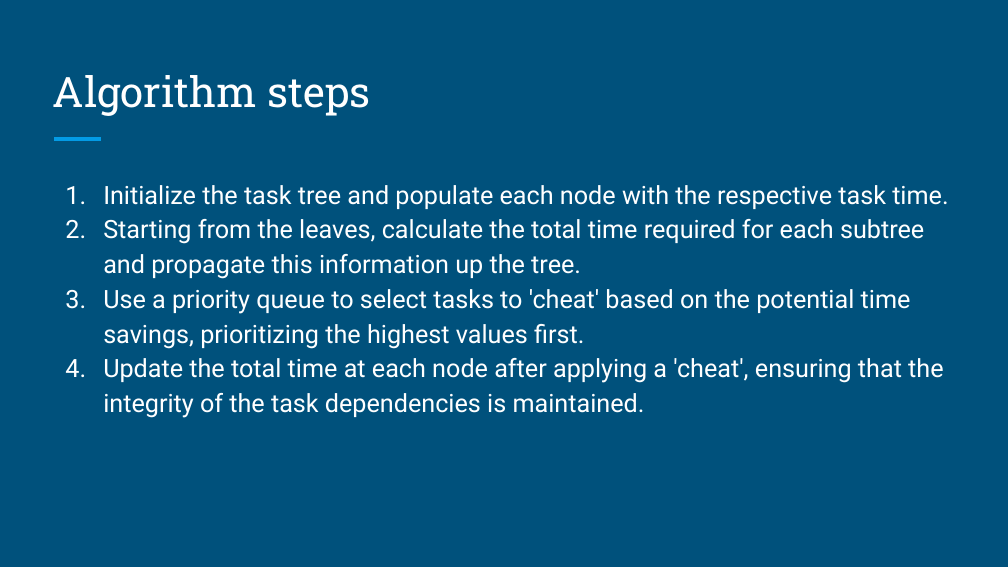
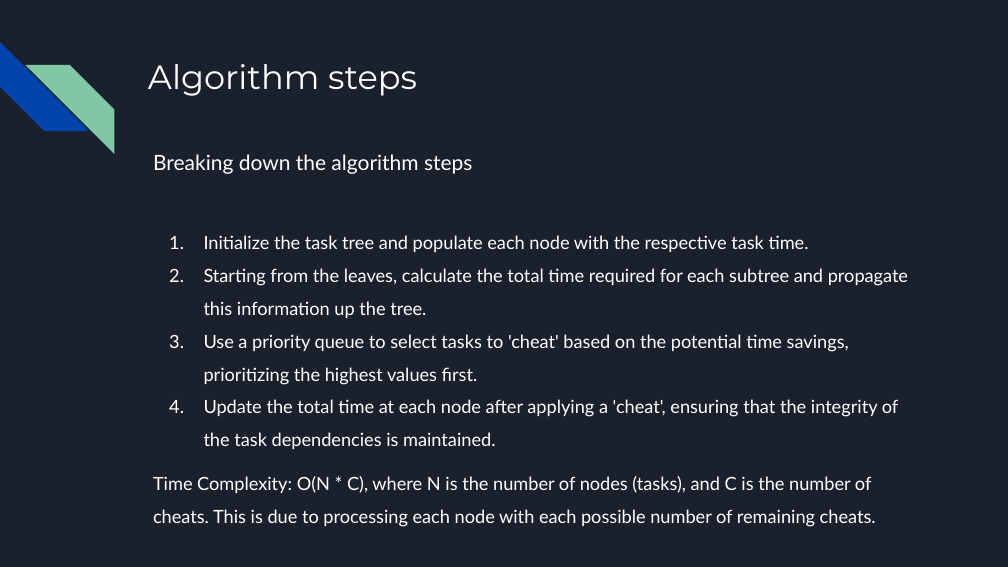
Before and after one commit to bonig97/MapOfTasks, a slide deck: slide 6 of Map of Tasks.pptx (slide 11 before the commit). Drawn at 1008x567 pixels with LibreOffice and Linux fonts; fonts in the diff are those of the drawing. Boxes give left, top, right and bottom in pixels: in the first picture for what was removed or moved away, otherwise in the second. Text is boxed around its words. In the diff, an @@ line names an element or a change of style, - is before the commit and + after.

```diff
--- a/Map of Tasks.pptx
+++ b/Map of Tasks.pptx
@@ background #00517C to #1B212C @@
@@ diag stripe added at <box>0,42,89,131</box>, fill #0145AC @@
@@ title "Algorithm steps": place and size @@
-title "Algorithm steps" at <box>53,75,370,116</box>
+title "Algorithm steps" at <box>148,64,417,96</box>
@@ title "Algorithm steps" at <box>148,64,417,96</box>: size 30 to 24 pt, font Roboto Slab to Montserrat; vertical alignment bottom to top @@
@@ diag stripe added at <box>25,65,114,153</box>, fill #82C7A5 @@
@@ line removed from (54, 139) to (101, 139) @@
@@ text added at <box>153,154,472,174</box>, 15 pt, text #FFFFFF @@
+Breaking down the algorithm steps
@@ text "Initialize the task tree and ...": place and size @@
-text "Initialize the task tree and ..." at <box>103,185,948,418</box>
+text "Initialize the task tree and ..." at <box>204,235,908,449</box>
@@ text "Initialize the task tree and ..." at <box>204,235,908,449</box>: size 18 to 13 pt, font Roboto to Lato; indent changed; line spacing 1.15 to 1.5 @@
@@ text added at <box>153,476,876,527</box>, 13 pt, text #FFFFFF @@
+Time Complexity: O(N * C), where N is the number of nodes (tasks), and C is the number of cheats. This is due to processing each node with each possible number of remaining cheats.
```
Also in this commit, not shown: 1 other slide changed, 7 slides added, 9 slides removed.
